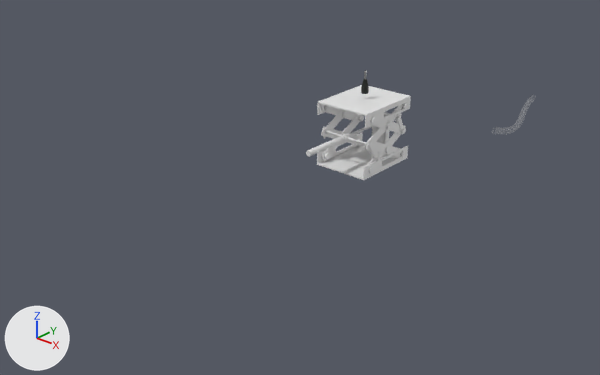
One commit to the Blender file 3d-models/Harvest System/NeedleHolder 1.1.0.blend: the scene before it, then after it.
Rendered twice from a camera (50 mm lens) standing at (6.93, -8.83, 4.7) and looking at (0.36, -1.19, 0.15). Arrows for +X, +Y and +Z are at lower left; the lights stay in place. The first picture is the older version.

The scene before the commit, as lines of its bpy script (objects in view):
```python
ob_bottom_001 = bpy.data.objects.new('bottom.001', me_cube_002)
ob_bottom_001.location = (-0.215, 0.403, 0.851)
ob_bottom_001.rotation_euler = (-0.0203, -1.571, 0.0214)  # degrees (-1.2, -90, 1.2)
ob_bottom_001.scale = (0.0938, 0.538, 0.00992)
ob_cube_001 = bpy.data.objects.new('Cube.001', me_cube_007)
ob_cube_001.location = (-0.193, 0.399, 0.284)
ob_cube_001.rotation_euler = (1.565, 2.009, 1.565)  # degrees (90, 115, 90)
ob_cube_001.scale = (0.0667, 0.502, -0.00687)
ob_cube_002 = bpy.data.objects.new('Cube.002', me_cube_001)
ob_cube_002.location = (0.61, 0.399, 0.284)
ob_cube_002.rotation_euler = (1.565, 2.009, 1.565)  # degrees (90, 115, 90)
ob_cube_002.scale = (0.0667, 0.502, -0.00687)
ob_cube_003 = bpy.data.objects.new('Cube.003', me_cube_003)
ob_cube_003.location = (-0.176, 0.396, 0.278)
ob_cube_003.rotation_euler = (1.565, 1.133, 1.565)  # degrees (90, 65, 90)
ob_cube_003.scale = (0.0667, 0.502, -0.00687)
ob_cube_004 = bpy.data.objects.new('Cube.004', me_cube_004)
ob_cube_004.location = (0.592, 0.396, 0.278)
ob_cube_004.rotation_euler = (1.565, 1.133, 1.565)  # degrees (90, 65, 90)
ob_cube_004.scale = (0.0667, 0.502, -0.00687)
ob_cube_009 = bpy.data.objects.new('Cube.009', me_cube_012)
ob_cube_009.location = (0.624, 0.09, 0.356)
ob_cube_009.rotation_euler = (0.625, 0.0, 0.0)  # degrees (36, 0, 0)
ob_cube_009.scale = (0.0184, 0.114, -0.61)
ob_cube_012 = bpy.data.objects.new('Cube.012', me_cube_019)
ob_cube_012.location = (0.622, 0.731, 0.589)
ob_cube_012.rotation_euler = (-2.683, 0.0, 0.0)  # degrees (-154, 0, 0)
ob_cube_012.scale = (0.0184, 0.114, -0.61)
ob_cylinder_006 = bpy.data.objects.new('Cylinder.006', me_cylinder_008)
ob_cylinder_006.location = (0.562, 0.415, 0.277)
ob_cylinder_006.rotation_euler = (1.565, 2.009, 1.565)  # degrees (90, 115, 90)
ob_cylinder_006.scale = (0.0433, 0.0404, 0.0119)
ob_cylinder_011 = bpy.data.objects.new('Cylinder.011', me_cylinder_014)
ob_cylinder_011.location = (0.564, 0.409, 0.649)
ob_cylinder_011.rotation_euler = (1.565, 2.009, 1.565)  # degrees (90, 115, 90)
ob_cylinder_011.scale = (0.0433, 0.0404, 0.0119)
# also in view: 'bottom' at (0.21, 0.4, 0.08)
```
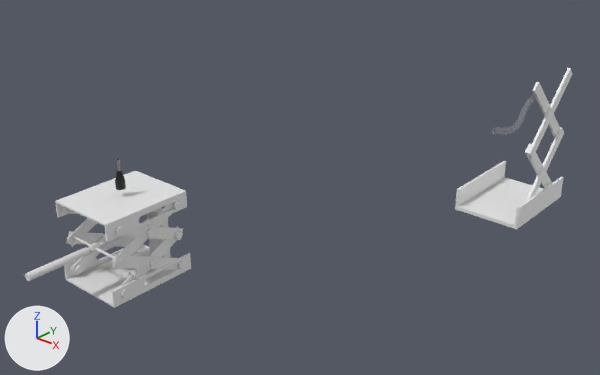
ob_empty is not drawn itself; it is the parent of ob_cylinder_014.

Boxes (x1, y1, x2, y2) around the edits, measured in the pictures (600 x 375 px):
'bottom.001', moved: before (317, 85, 411, 128); after (55, 171, 187, 242)
'bottom', moved: before (317, 133, 408, 180); after (64, 244, 191, 308)
'Cube.015', added: after (455, 161, 564, 229)
'Cube.002', moved: before (366, 139, 403, 157); after (113, 255, 179, 270)
'Cylinder.014', moved: before (306, 136, 344, 156); after (25, 247, 90, 281)
'Cube.005', moved: before (372, 117, 406, 135); after (115, 225, 183, 240)
'Cube.016', added: after (528, 68, 573, 158)
'Cube.006', moved: before (365, 103, 405, 152); after (111, 203, 174, 270)
'Cube.004', moved: before (366, 132, 401, 166); after (120, 226, 179, 287)
'Cube.003', moved: before (321, 114, 361, 162); after (70, 234, 107, 276)
'Cube.007', moved: before (322, 110, 349, 139); after (67, 218, 97, 247)
'Cube.001', moved: before (321, 126, 361, 145); after (66, 231, 135, 247)
'Cube.014', added: after (525, 127, 564, 201)
'Cube', moved: before (372, 112, 390, 144); after (147, 208, 171, 258)
'Cube.017', added: after (532, 82, 560, 138)
'Cylinder.017', moved: before (361, 70, 369, 94); after (115, 159, 126, 190)
'Cube.013', added: after (525, 143, 552, 188)
'Middle Holder', moved: before (325, 130, 373, 147); after (72, 236, 124, 265)
'Cube.008', moved (mostly hidden afterwards): before (321, 105, 359, 120); after (62, 207, 78, 214)
'Bolt.003', moved: before (343, 125, 377, 138); after (88, 220, 146, 252)
'Nut', moved: before (342, 134, 350, 141); after (88, 242, 101, 253)
'Cylinder.018', moved: before (370, 117, 376, 124); after (115, 226, 123, 235)
'Cylinder.012', moved: before (402, 103, 408, 109); after (172, 201, 181, 209)
'Cylinder.010', moved: before (369, 167, 373, 173); after (121, 289, 129, 298)
'Cylinder.011', moved: before (386, 122, 391, 129); after (147, 229, 154, 237)
'Cylinder.007', moved: before (325, 153, 330, 159); after (76, 265, 83, 273)
'Cylinder.005', moved: before (400, 151, 406, 157); after (178, 261, 186, 269)
'Cylinder.009', moved: before (401, 127, 406, 134); after (175, 231, 183, 240)
'Cylinder.006', moved: before (385, 147, 390, 153); after (150, 259, 157, 268)
'Cylinder.019', moved: before (372, 155, 381, 160); after (129, 270, 140, 280)
'Cube.009', deleted: before (368, 141, 378, 160)
'Cube.012', deleted: before (396, 114, 403, 134)
'Cylinder', moved (not visible before): after (146, 216, 155, 220)

What changed in the scene script:
```text
Change ob_cube_001:
    ob_cube_001.location: (-0.193, 0.399, 0.284) -> (-0.193, -3.947, 0.284)
Change ob_cylinder_006:
    ob_cylinder_006.location: (0.562, 0.415, 0.277) -> (0.562, -3.931, 0.277)
Change ob_cube_002:
    ob_cube_002.location: (0.61, 0.399, 0.284) -> (0.61, -3.947, 0.284)
Change ob_cube_003:
    ob_cube_003.location: (-0.176, 0.396, 0.278) -> (-0.176, -3.95, 0.278)
Change ob_cube_004:
    ob_cube_004.location: (0.592, 0.396, 0.278) -> (0.592, -3.95, 0.278)
Change ob_cylinder_011:
    ob_cylinder_011.location: (0.564, 0.409, 0.649) -> (0.564, -3.938, 0.649)
Change ob_cube_005:
    ob_cube_005.location: (0.608, 0.401, 0.656) -> (0.608, -3.945, 0.656)
Change ob_cube_006:
    ob_cube_006.location: (0.596, 0.396, 0.647) -> (0.596, -3.95, 0.647)
Change ob_cube_007:
    ob_cube_007.location: (-0.176, 0.396, 0.647) -> (-0.176, -3.95, 0.647)
Change ob_cube_008:
    ob_cube_008.location: (-0.191, 0.395, 0.656) -> (-0.191, -3.952, 0.656)
Change ob_bottom:
    ob_bottom.location: (0.626, 0.403, 0.084) -> (0.626, -3.943, 0.084)
Change ob_bottom_001:
    ob_bottom_001.location: (-0.215, 0.403, 0.851) -> (-0.215, -3.943, 0.851)
Change ob_cylinder_007:
    ob_cylinder_007.location: (-0.247, 0.005, 0.096) -> (-0.247, -4.341, 0.096)
Change ob_cylinder_010:
    ob_cylinder_010.location: (0.57, 0.005, 0.096) -> (0.57, -4.341, 0.096)
Change ob_cylinder_005:
    ob_cylinder_005.location: (0.584, 0.803, 0.096) -> (0.584, -3.544, 0.096)
Change ob_bolt_003:
    ob_bolt_003.location: (0.172, -0.11, 0.468) -> (0.172, -4.457, 0.468)
Change ob_nut:
    ob_nut.location: (0.172, -0.04, 0.468) -> (0.172, -4.387, 0.468)
Change ob_cube:
    ob_cube.location: (0.172, 0.888, 0.304) -> (0.172, -3.459, 0.304)
Change ob_cylinder_018:
    ob_cylinder_018.location: (0.579, 0.005, 0.838) -> (0.579, -4.341, 0.838)
Change ob_cylinder_012:
    ob_cylinder_012.location: (0.572, 0.791, 0.838) -> (0.572, -3.555, 0.838)
Change ob_cylinder:
    ob_cylinder.location: (0.176, 0.838, 0.468) -> (0.176, -3.509, 0.468)
Change ob_middle_holder:
    ob_middle_holder.location: (0.619, 0.013, 0.469) -> (0.619, -4.334, 0.469)
Change ob_empty:
    ob_empty.location: (0.172, 0.0123, 0.468) -> (0.172, -4.334, 0.468)
Change ob_cylinder_017:
    ob_cylinder_017.location: (0.205, 0.403, 1.087) -> (0.205, -3.943, 1.087)
Remove ob_cube_009:
    ob_cube_009 = bpy.data.objects.new('Cube.009', me_cube_012)
Change ob_cylinder_019:
    ob_cylinder_019.location: (0.559, 0.182, 0.225) -> (0.559, -4.164, 0.225)
Remove ob_cube_012:
    ob_cube_012 = bpy.data.objects.new('Cube.012', me_cube_019)
Change ob_cylinder_009:
    ob_cylinder_009.location: (0.558, 0.79, 0.467) -> (0.558, -3.556, 0.467)
Add ob_cube_017:
    ob_cube_017 = bpy.data.objects.new('Cube.017', me_cube_029)  # a box spanning x -0.305..0.305, y -0.305..0.305, z -0.305..0.305
    ob_cube_017.location = (2.89, 0.546, 1.321)
    ob_cube_017.rotation_euler = (-4.712, -0.785, 1.571)  # degrees (-270, -45, 90)
    ob_cube_017.scale = (0.209, 2.02, 0.056)
Add ob_cube_016:
    ob_cube_016 = bpy.data.objects.new('Cube.016', me_cube_029.copy())
    ob_cube_016.location = (2.926, 0.546, 1.321)
    ob_cube_016.rotation_euler = (-4.712, 0.785, 1.571)  # degrees (-270, 45, 90)
    ob_cube_016.scale = (0.209, 2.02, 0.056)
Add ob_cube_014:
    ob_cube_014 = bpy.data.objects.new('Cube.014', me_cube_029.copy())
    ob_cube_014.location = (2.926, 0.546, 0.539)
    ob_cube_014.rotation_euler = (-4.712, 0.785, 1.571)  # degrees (-270, 45, 90)
    ob_cube_014.scale = (0.209, 2.02, 0.056)
Add ob_cube_015:
    ob_cube_015 = bpy.data.objects.new('Cube.015', me_cube_024)  # 24 vertices, 18 faces; spans x -0.4..0.3, y -0.3..0.3, z -15.3..0.3
    ob_cube_015.location = (2.97, 0.472, 0.17)
    ob_cube_015.rotation_euler = (-3.142, -1.571, 0.0)  # degrees (-180, -90, 0)
    ob_cube_015.scale = (0.394, 2.05, 0.0559)
Add ob_cube_013:
    ob_cube_013 = bpy.data.objects.new('Cube.013', me_cube_029.copy())
    ob_cube_013.location = (2.89, 0.546, 0.539)
    ob_cube_013.rotation_euler = (-4.712, -0.785, 1.571)  # degrees (-270, -45, 90)
    ob_cube_013.scale = (0.209, 2.02, 0.056)
```
